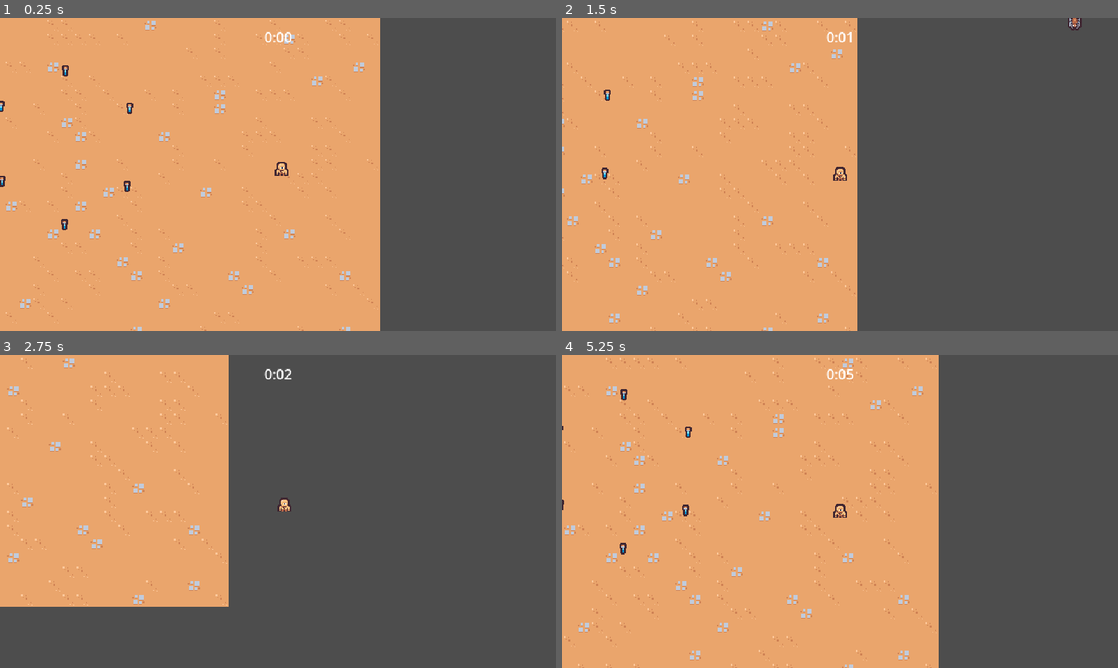
Above: before the commit, frames 1-4 (two rows, left to right).
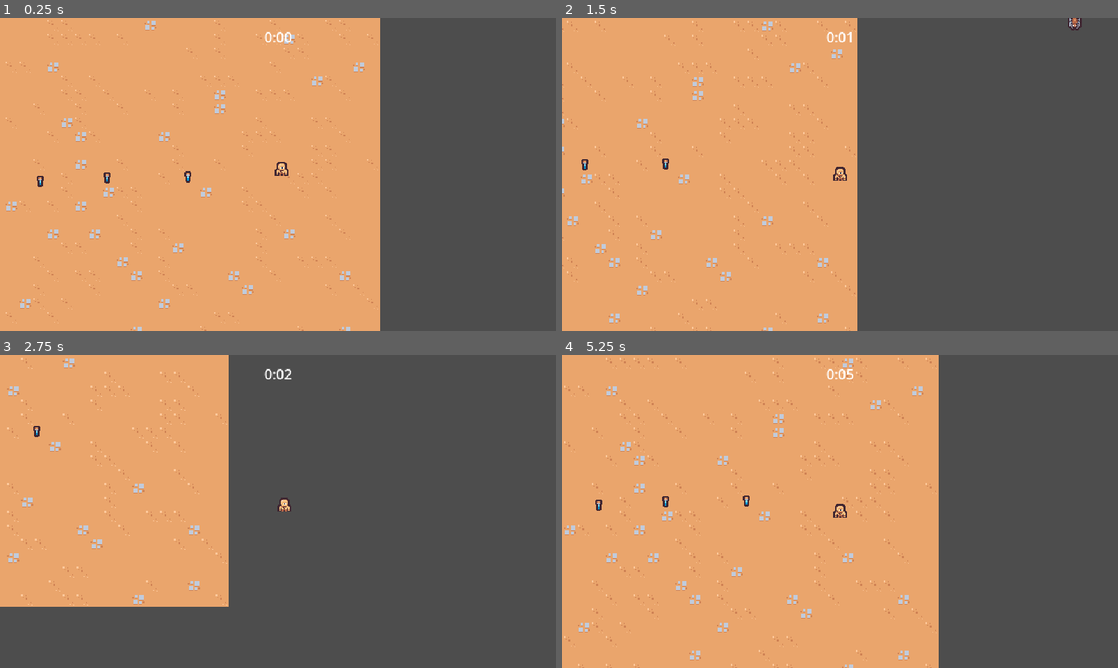
Above: after the commit, the same moments.

Repository: tiannahenrylewis/GodotCrashCourse
Game: Godot game, scene res://Scenes/Main/main.tscn
Same seed, same stepped clock (60 frames per second), same inputs: the game is played once before the commit and once after it.
Inputs:
- Up to frame 1 (0.25 s): no input
- Up to frame 2 (1.5 s): hold D (move_right) 0.53-1.28 s; hold S (move_down) from 1.28 s (still down)
- Up to frame 3 (2.75 s): release S (move_down) at 2.03 s; hold D (move_right) from 2.03 s (still down)
- Up to frame 4 (5.25 s): release D (move_right) at 2.78 s; hold W (move_up) 2.78-3.53 s; hold Left (move_left) 3.53-5.03 s; hold S (move_down) from 5.03 s (still down)

The runs differ from the first frame. In frame 1, 0.3% of the frame differs, in the area x 0-35%, y 15-68%; in frame 2, 0.1%; in frame 3, less than 0.1%; in frame 4, 0.3%.

Commit message:
S2: Experience Manager

Diff:
--- a/Scenes/GameObject/ExperienceVial/experience_vial.gd
+++ b/Scenes/GameObject/ExperienceVial/experience_vial.gd
@@ -7,4 +7,5 @@
 
 
 func on_area_entered(other_area: Area2D):
+	GameEvents.emit_experience_vial_collected(1)
 	queue_free()
--- a/Scenes/Main/main.tscn
+++ b/Scenes/Main/main.tscn
@@ -6,16 +6,19 @@
 [ext_resource type="PackedScene" path="res://Scenes/GameObject/Camera/camera.tscn" id="1_y5yak"]
 [ext_resource type="PackedScene" uid="uid://dxttsdo1u71cc" path="res://Scenes/UI/arena_time_ui.tscn" id="2_0m5sf"]
 [ext_resource type="PackedScene" path="res://Scenes/Manager/enemy_manager.tscn" id="2_tekes"]
+[ext_resource type="PackedScene" uid="uid://bm3q6g2mnysbp" path="res://Scenes/Manager/experience_manager.tscn" id="3_cstvr"]
 [ext_resource type="PackedScene" uid="uid://de6ixsrvhu8hg" path="res://Scenes/GameObject/ExperienceVial/experience_vial.tscn" id="7_0iqa1"]
 
 [node name="Main" type="Node2D"]
 
 [node name="ArenaTimeManager" parent="." instance=ExtResource("1_rkfyl")]
 
+[node name="EnemyManager" parent="." instance=ExtResource("2_tekes")]
+
+[node name="ExperienceManager" parent="." instance=ExtResource("3_cstvr")]
+
 [node name="ArenaTimeUI" parent="." node_paths=PackedStringArray("area_time_manager") instance=ExtResource("2_0m5sf")]
 area_time_manager = NodePath("../ArenaTimeManager")
-
-[node name="EnemyManager" parent="." instance=ExtResource("2_tekes")]
 
 [node name="Camera" parent="." instance=ExtResource("1_y5yak")]
 
@@ -28,19 +31,19 @@
 position = Vector2(575, 213)
 
 [node name="ExperienceVial" parent="." instance=ExtResource("7_0iqa1")]
-position = Vector2(325, 269)
+position = Vector2(467, 214)
 
 [node name="ExperienceVial2" parent="." instance=ExtResource("7_0iqa1")]
-position = Vector2(397, 225)
+position = Vector2(374, 215)
 
 [node name="ExperienceVial3" parent="." instance=ExtResource("7_0iqa1")]
-position = Vector2(252, 133)
+position = Vector2(297, 219)
 
 [node name="ExperienceVial4" parent="." instance=ExtResource("7_0iqa1")]
-position = Vector2(400, 135)
+position = Vector2(229, 222)
 
 [node name="ExperienceVial5" parent="." instance=ExtResource("7_0iqa1")]
-position = Vector2(253, 219)
+position = Vector2(151, 221)
 
 [node name="ExperienceVial6" parent="." instance=ExtResource("7_0iqa1")]
-position = Vector2(326, 92)
+position = Vector2(65, 223)
--- /dev/null
+++ b/Scenes/Manager/experience_manager.gd
@@ -0,0 +1,16 @@
+extends Node
+
+var current_experience = 0
+
+
+func _ready():
+	GameEvents.experience_vial_collected.connect(on_experience_vial_collected)
+
+
+func increment_experience(number: float):
+	current_experience += number
+	print(current_experience)
+
+
+func on_experience_vial_collected(number: float):
+	increment_experience(number)
--- /dev/null
+++ b/Scenes/Manager/experience_manager.tscn
@@ -0,0 +1,6 @@
+[gd_scene load_steps=2 format=3 uid="uid://bm3q6g2mnysbp"]
+
+[ext_resource type="Script" path="res://Scenes/Manager/experience_manager.gd" id="1_43qwb"]
+
+[node name="ExperienceManager" type="Node"]
+script = ExtResource("1_43qwb")
--- /dev/null
+++ b/Scenes/auto_load/game_events.gd
@@ -0,0 +1,7 @@
+extends Node
+
+signal experience_vial_collected(number: float)
+
+
+func emit_experience_vial_collected(number: float):
+	experience_vial_collected.emit(number)
--- /dev/null
+++ b/Scenes/auto_load/game_events.tscn
@@ -0,0 +1,6 @@
+[gd_scene load_steps=2 format=3 uid="uid://c6ctoxey8lekm"]
+
+[ext_resource type="Script" path="res://Scenes/auto_load/game_events.gd" id="1_dh1o0"]
+
+[node name="GameEvents" type="Node"]
+script = ExtResource("1_dh1o0")
--- a/project.godot
+++ b/project.godot
@@ -14,6 +14,10 @@
 run/main_scene="res://Scenes/Main/main.tscn"
 config/features=PackedStringArray("4.0", "Forward Plus")
 config/icon="res://icon.svg"
+
+[autoload]
+
+GameEvents="*res://Scenes/auto_load/game_events.tscn"
 
 [debug]
 
Not shown: 1 places in Scenes/Main/main.tscn that only renumber resources
